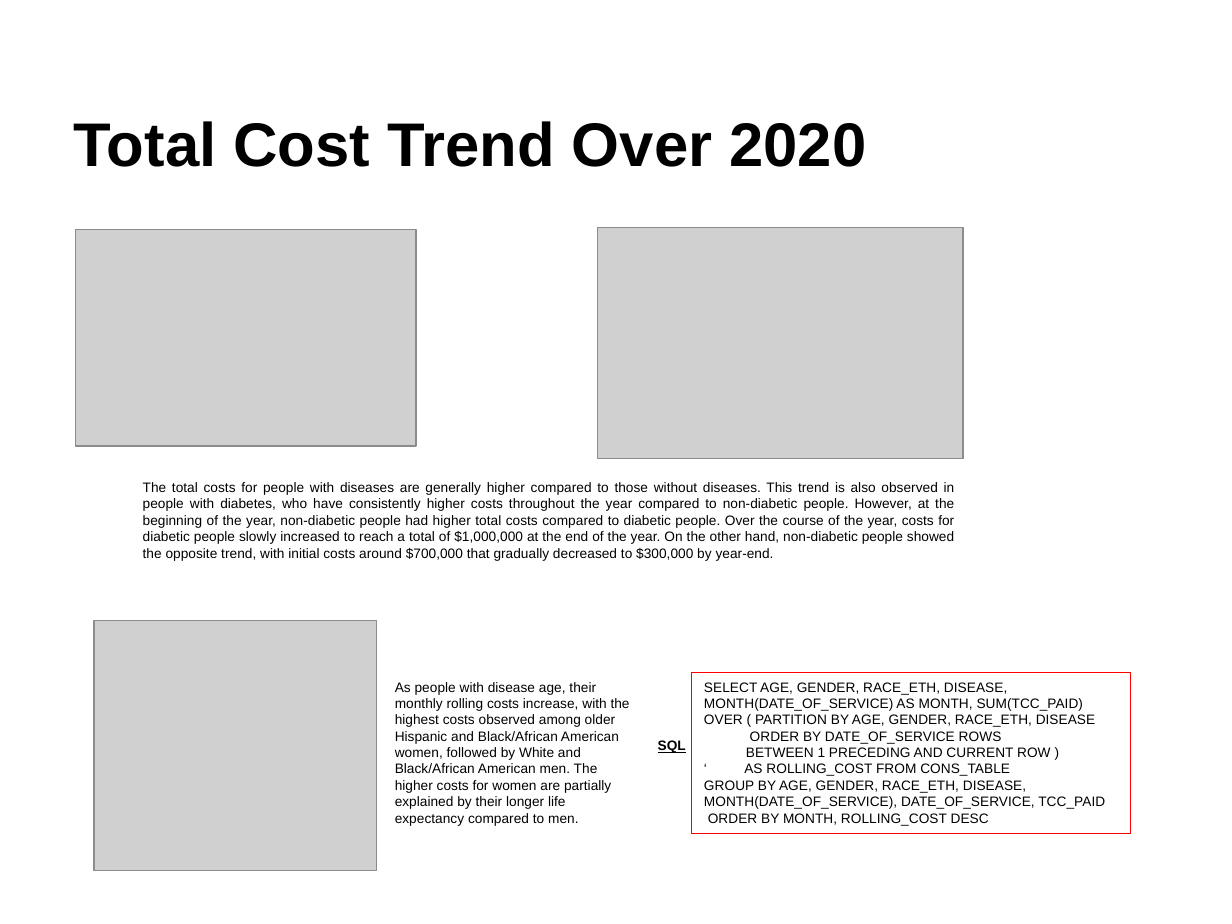
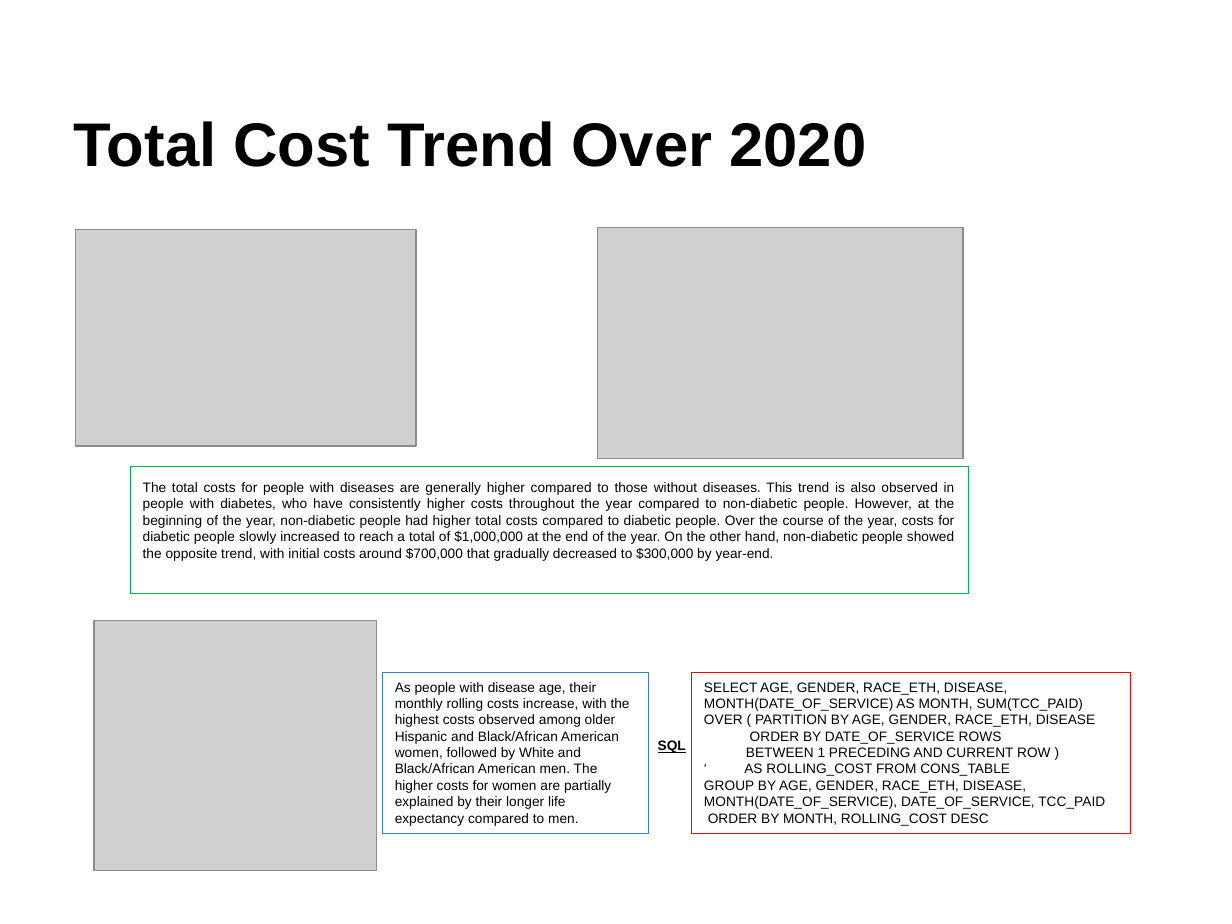
Before and after one commit to ygrepo/mt_sinai_take_home, a slide deck: slide 6 of Presentation.pptx. Drawn at 1232x924 pixels with LibreOffice and Linux fonts; fonts in the diff are those of the drawing; grey boxes stand for pictures. Boxes give left, top, right and bottom in pixels: in the first picture for what was removed or moved away, otherwise in the second. Text is boxed around its words. In the diff, an @@ line names an element or a change of style, - is before the commit and + after.

Commit message:
Updated presentations

```diff
--- a/Presentation.pptx
+++ b/Presentation.pptx
@@ text "The total costs for people ..." resized from (x1=143, y1=482, x2=955, y2=561) to (x1=131, y1=467, x2=968, y2=594) @@
@@ text "The total costs for people ..." at (x1=131, y1=467, x2=968, y2=594): outline none to #00B050 0.75 pt @@
@@ rectangle "As people with disease age, ..." resized from (x1=395, y1=682, x2=630, y2=826) to (x1=383, y1=673, x2=649, y2=834) @@
@@ rectangle "As people with disease age, ..." at (x1=383, y1=673, x2=649, y2=834): outline none to #3A81BA 0.75 pt @@
```
Also in this commit, not shown: 2 other files.
